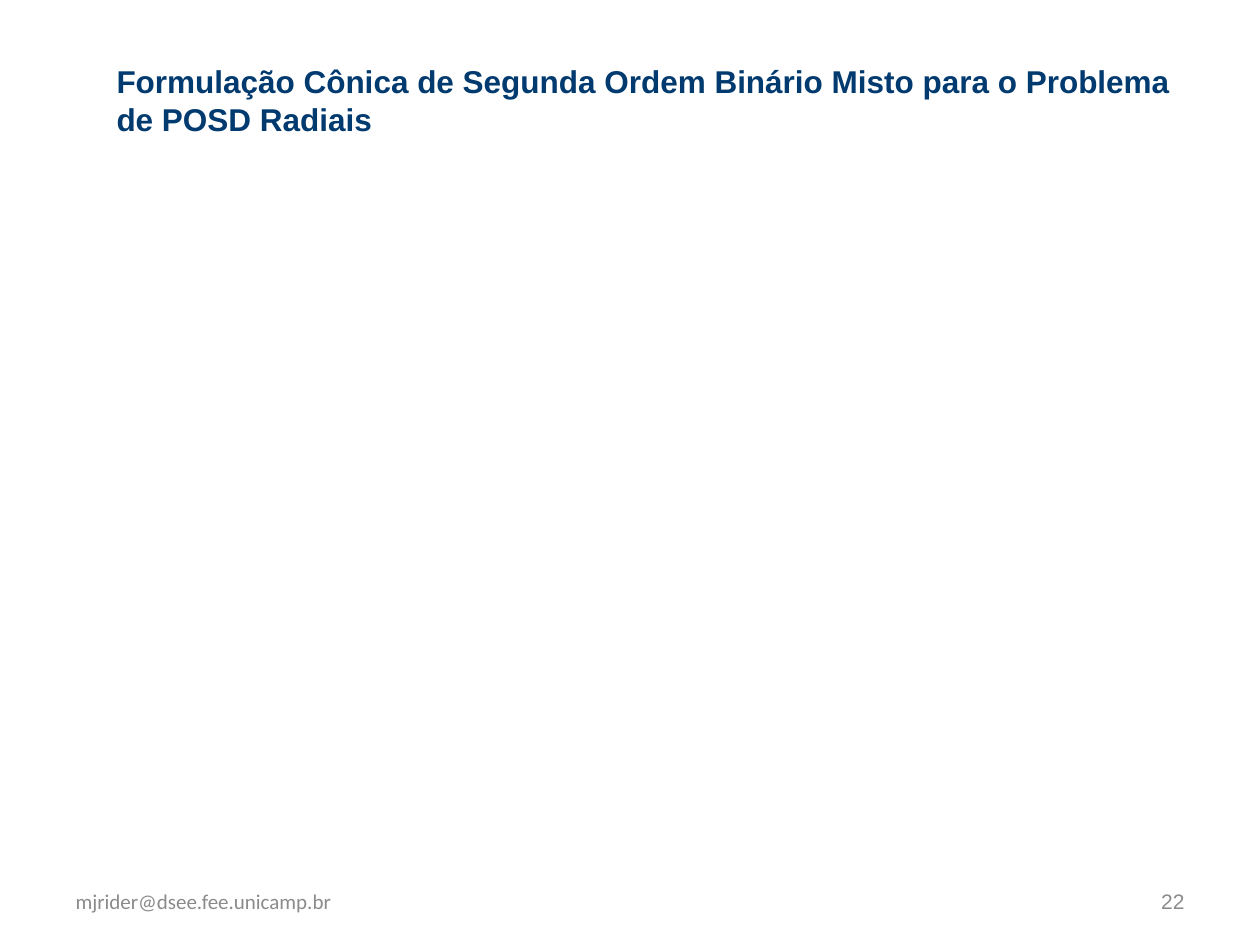
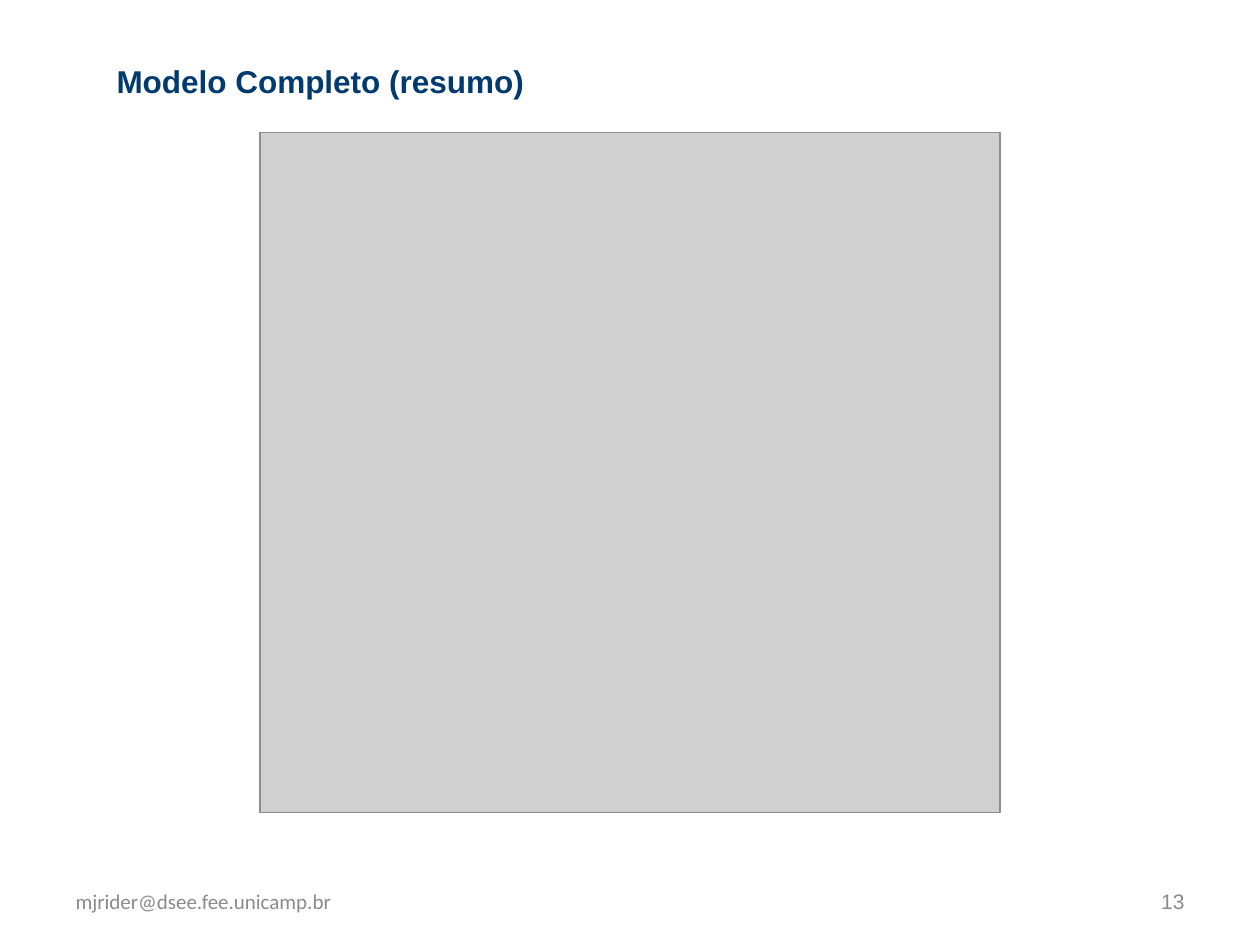
Before and after one commit to WittmannF/nilm-lp, a slide deck: slide 13 of example/z_presentation.pptx (slide 22 before the commit). Drawn at 1260x945 pixels with LibreOffice and Linux fonts; fonts in the diff are those of the drawing; grey boxes stand for pictures. Boxes give left, top, right and bottom in pixels: in the first picture for what was removed or moved away, otherwise in the second. Text is boxed around its words. In the diff, an @@ line names an element or a change of style, - is before the commit and + after.

```diff
--- a/example/z_presentation.pptx
+++ b/example/z_presentation.pptx
@@ text at (117,70,524,99): text changed @@
-Formulação Cônica de Segunda Ordem Binário Misto para o Problema de POSD Radiais
+Modelo Completo (resumo)
@@ picture added at (260,132,1000,813) @@
@@ page number at (1161,894,1184,909): text changed @@
-22
+13
```
Also in this commit, not shown: 12 other slides changed, 1 slide added, 12 slides removed.
